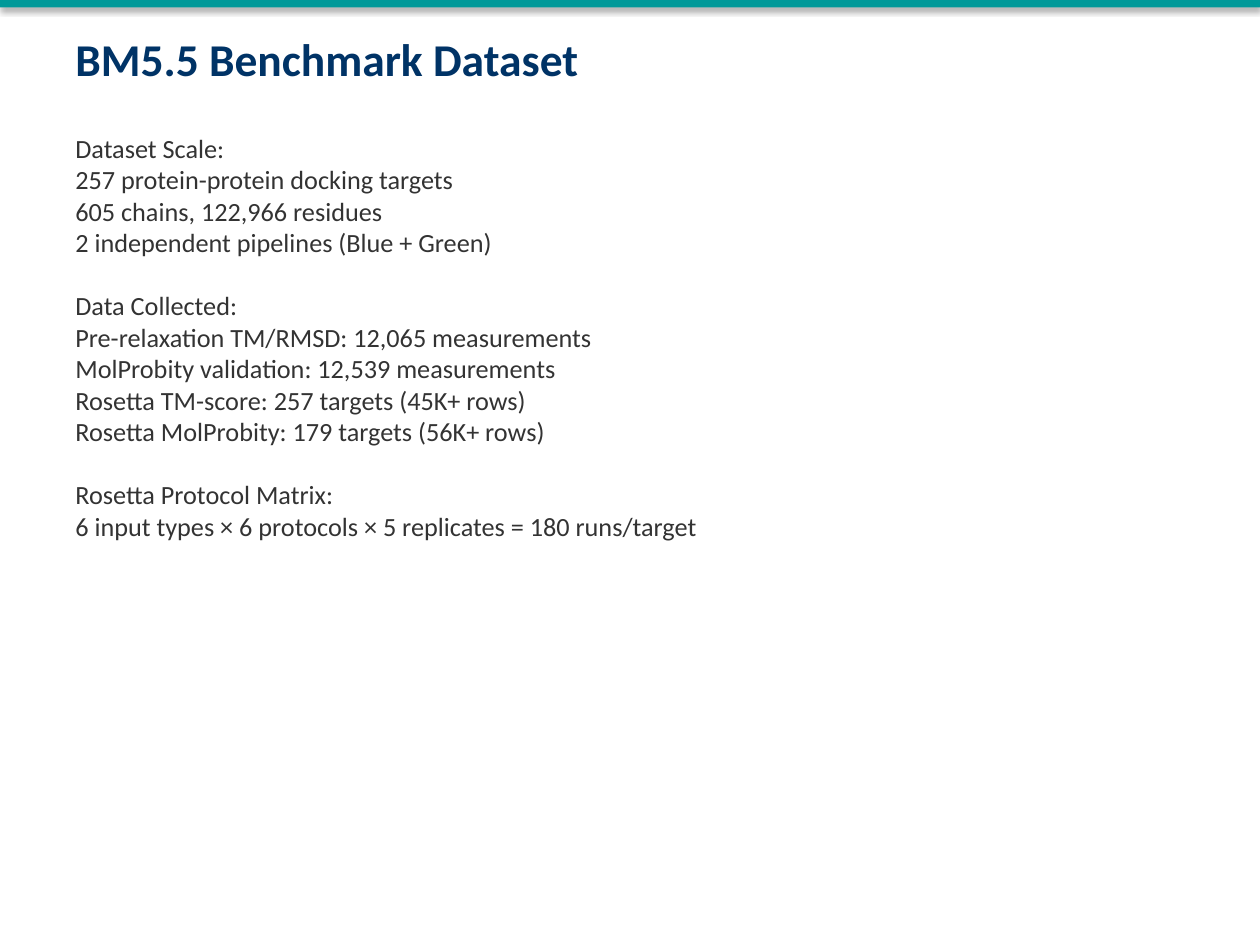
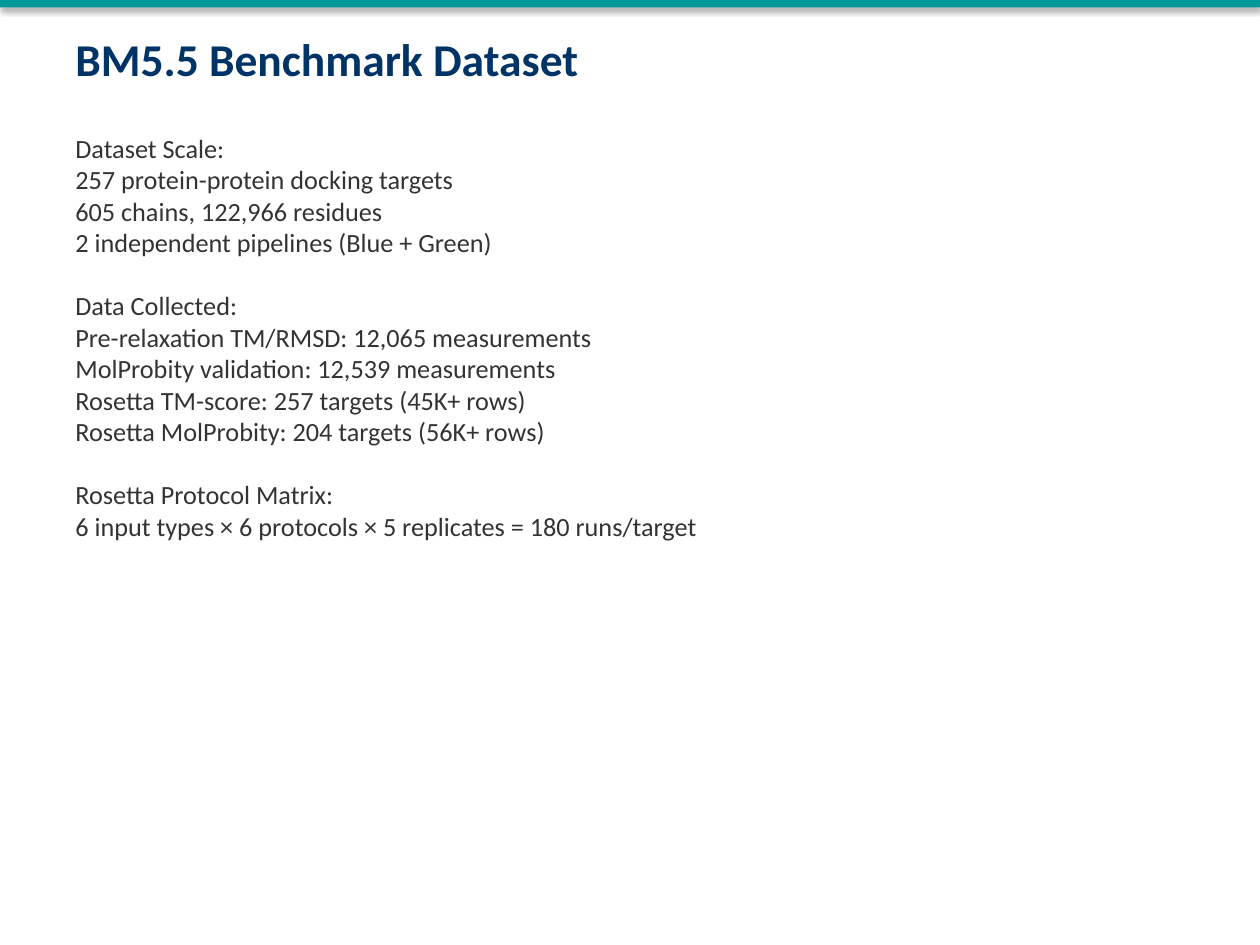
Before and after one commit to dreamlessx/Protein_Relax_Pipeline, a slide deck: slide 3 of red_analysis/BM55_Relaxation_Benchmark.pptx. Drawn at 1260x945 pixels with LibreOffice and Linux fonts; fonts in the diff are those of the drawing. Boxes give left, top, right and bottom in pixels: in the first picture for what was removed or moved away, otherwise in the second. Text is boxed around its words. In the diff, an @@ line names an element or a change of style, - is before the commit and + after.

Commit message:
Red: 113K MP rows, 204 targets — approaching full coverage
Phase 4 MP: 112,974 rows across 204 targets (129 Blue + 204 Green)
Total dataset: ~205K measurements. 16 workers still expanding.

```diff
--- a/red_analysis/BM55_Relaxation_Benchmark.pptx
+++ b/red_analysis/BM55_Relaxation_Benchmark.pptx
@@ text at (x1=75, y1=422, x2=544, y2=446): text changed @@
-Rosetta MolProbity: 179 targets (56K+ rows)
+Rosetta MolProbity: 204 targets (56K+ rows)
```
Also in this commit, not shown: 17 other files.
